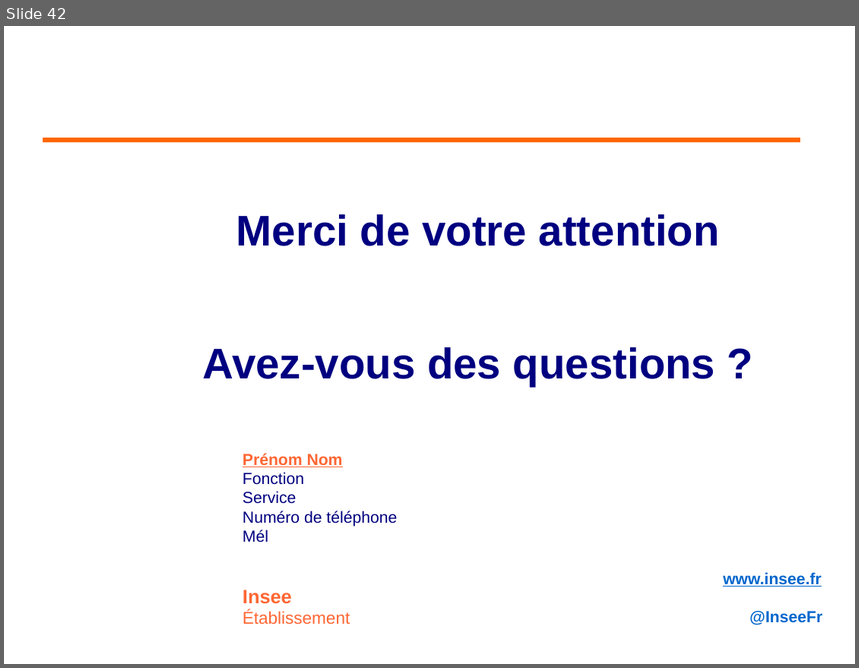
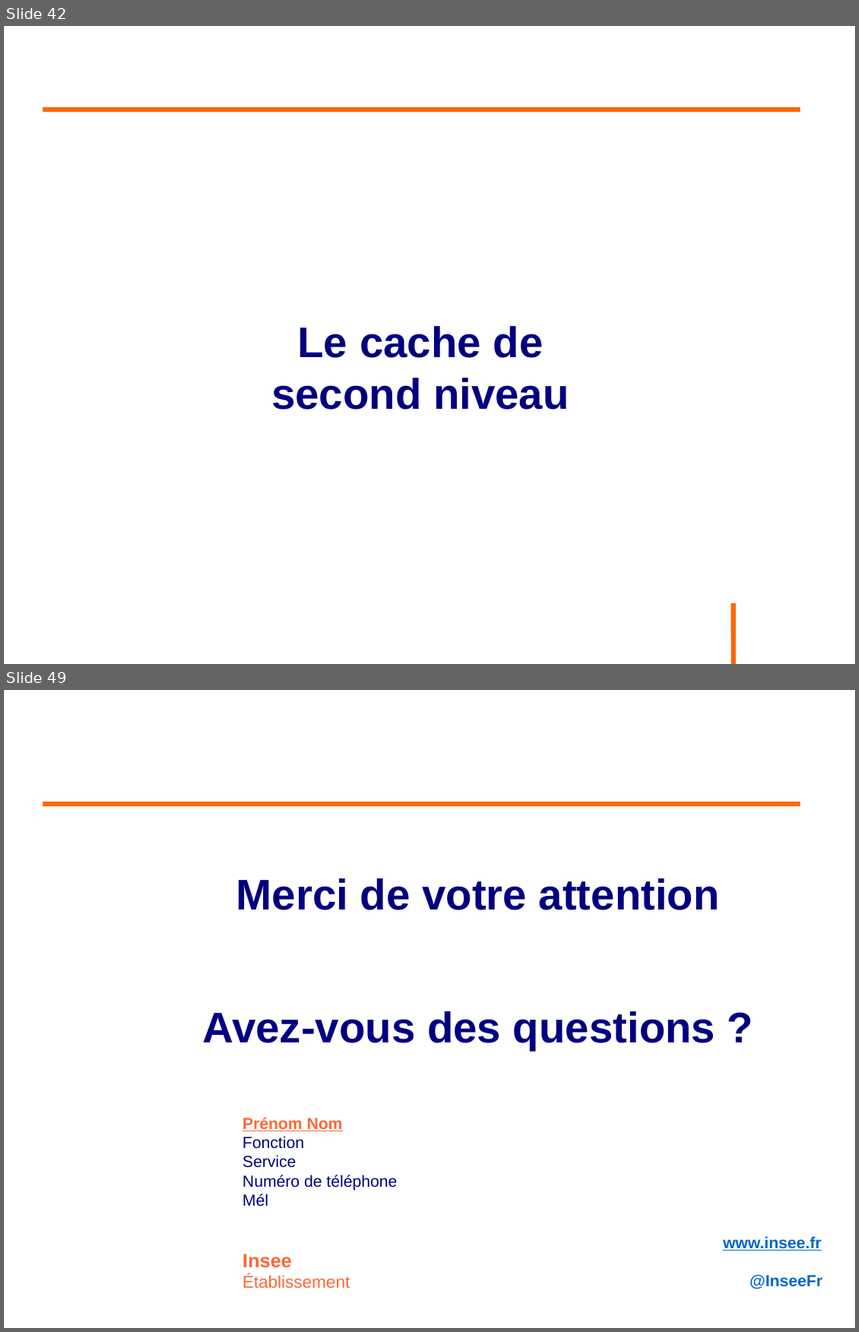
Before and after one commit to philphils/formation-hibernate-avancee, a slide deck: Documentation/diapo_formation_hibernate_avancee.odp. Shown one above the other, each under a label of ours: slide 42 before the commit, slides 42 and 49 after it; the slides between them are not shown. The pictures are 859x668 and 859x1332 pixels, drawn with LibreOffice and Linux fonts; fonts in the diff are those of the drawing; background and template pictures are left out. Boxes give left, top, right and bottom in pixels: in the first picture for what was removed or moved away, otherwise in the second. Text is boxed around its words. In the diff, an @@ line names an element or a change of style, - is before the commit and + after.

Commit message:
Avancement diapo 2nd level cache

```diff
--- a/Documentation/diapo_formation_hibernate_avancee.odp
+++ b/Documentation/diapo_formation_hibernate_avancee.odp
@@ slide 42 added at (x1=4, y1=26, x2=855, y2=664), background #FFFFFF @@
@@ line added from (43, 110) to (801, 110), #FF6600 4.54 pt @@
@@ text added at (x1=272, y1=326, x2=569, y2=410), 40 pt, text #000080, bold @@
+Le cache de second niveau
@@ line added from (734, 604) to (734, 664), #FF6600 4.54 pt @@
@@ what was slide 42 is now slide 49 @@
```
Also in this commit, not shown: 6 other slides added.
